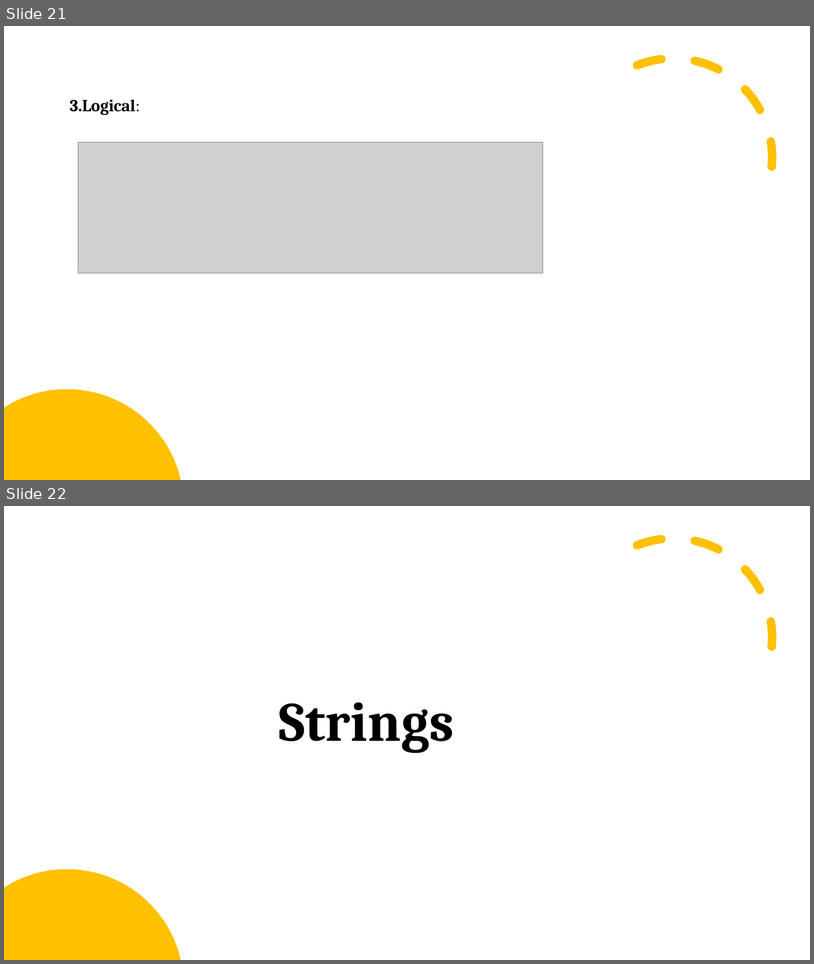
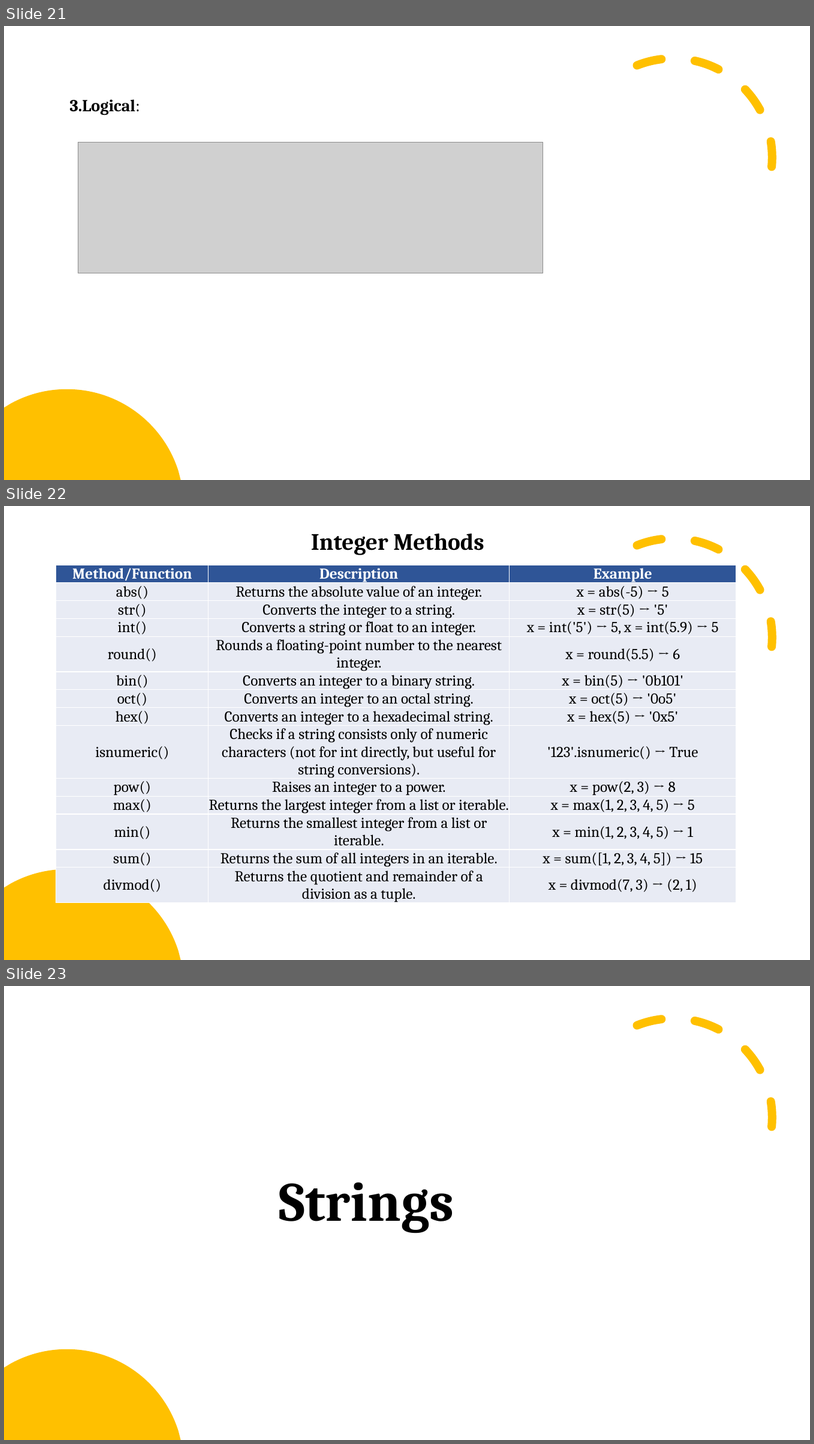
Before and after one commit to arrojuh/python_vishal, a slide deck: Learning_python.pptx. Shown one above the other, each under a label of ours: slides 21 and 22 before the commit, slides 21, 22 and 23 after it. The pictures are 814x964 and 814x1444 pixels, drawn with LibreOffice and Linux fonts; fonts in the diff are those of the drawing; grey boxes stand for pictures. Boxes give left, top, right and bottom in pixels: in the first picture for what was removed or moved away, otherwise in the second. Text is boxed around its words. In the diff, an @@ line names an element or a change of style, - is before the commit and + after.

```diff
--- a/Learning_python.pptx
+++ b/Learning_python.pptx
@@ slide 22 added at (4,506,810,960), background #FFFFFF @@
@@ arc (boxed as its full ellipse) added at (543,507,804,768), outline #FFC000 10 pt dashed @@
@@ text added at (311,533,484,555), 28 pt, text #000000, bold @@
+Integer Methods
@@ table added at (56,565,737,934), 14 rows, 3 columns @@
+Method/Function | Description | Example
+abs() | Returns the absolute value of an integer. | x = abs(-5) → 5
+str() | Converts the integer to a string. | x = str(5) → '5'
+int() | Converts a string or float to an integer. | x = int('5') → 5, x = int(5.9) → 5
+round() | Rounds a floating-point number to the nearest integer. | x = round(5.5) → 6
+bin() | Converts an integer to a binary string. | x = bin(5) → '0b101'
+oct() | Converts an integer to an octal string. | x = oct(5) → '0o5'
+hex() | Converts an integer to a hexadecimal string. | x = hex(5) → '0x5'
+isnumeric() | Checks if a string consists only of numeric characters (not for int directly, but useful for string conversions). | '123'.isnumeric() → True
+pow() | Raises an integer to a power. | x = pow(2, 3) → 8
+max() | Returns the largest integer from a list or iterable. | x = max(1, 2, 3, 4, 5) → 5
+min() | Returns the smallest integer from a list or iterable. | x = min(1, 2, 3, 4, 5) → 1
+sum() | Returns the sum of all integers in an iterable. | x = sum([1, 2, 3, 4, 5]) → 15
+divmod() | Returns the quotient and remainder of a division as a tuple. | x = divmod(7, 3) → (2, 1)
@@ freeform shape added at (4,869,180,960), fill #FFC000 @@
@@ what was slide 22 is now slide 23 @@
```
